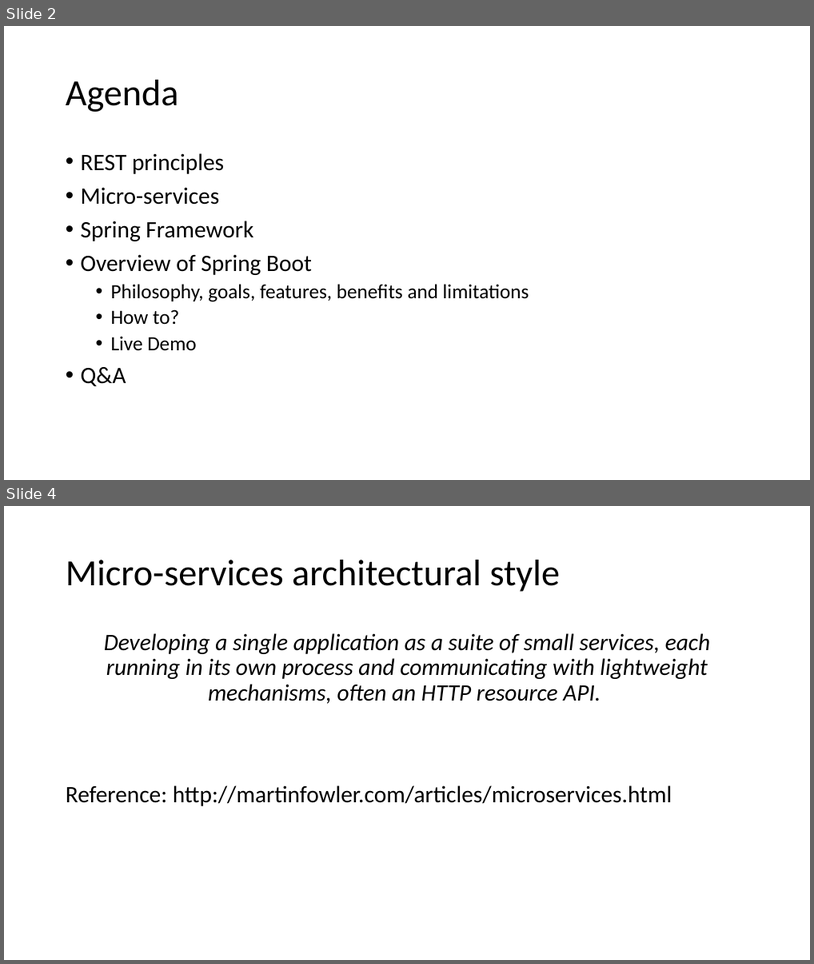
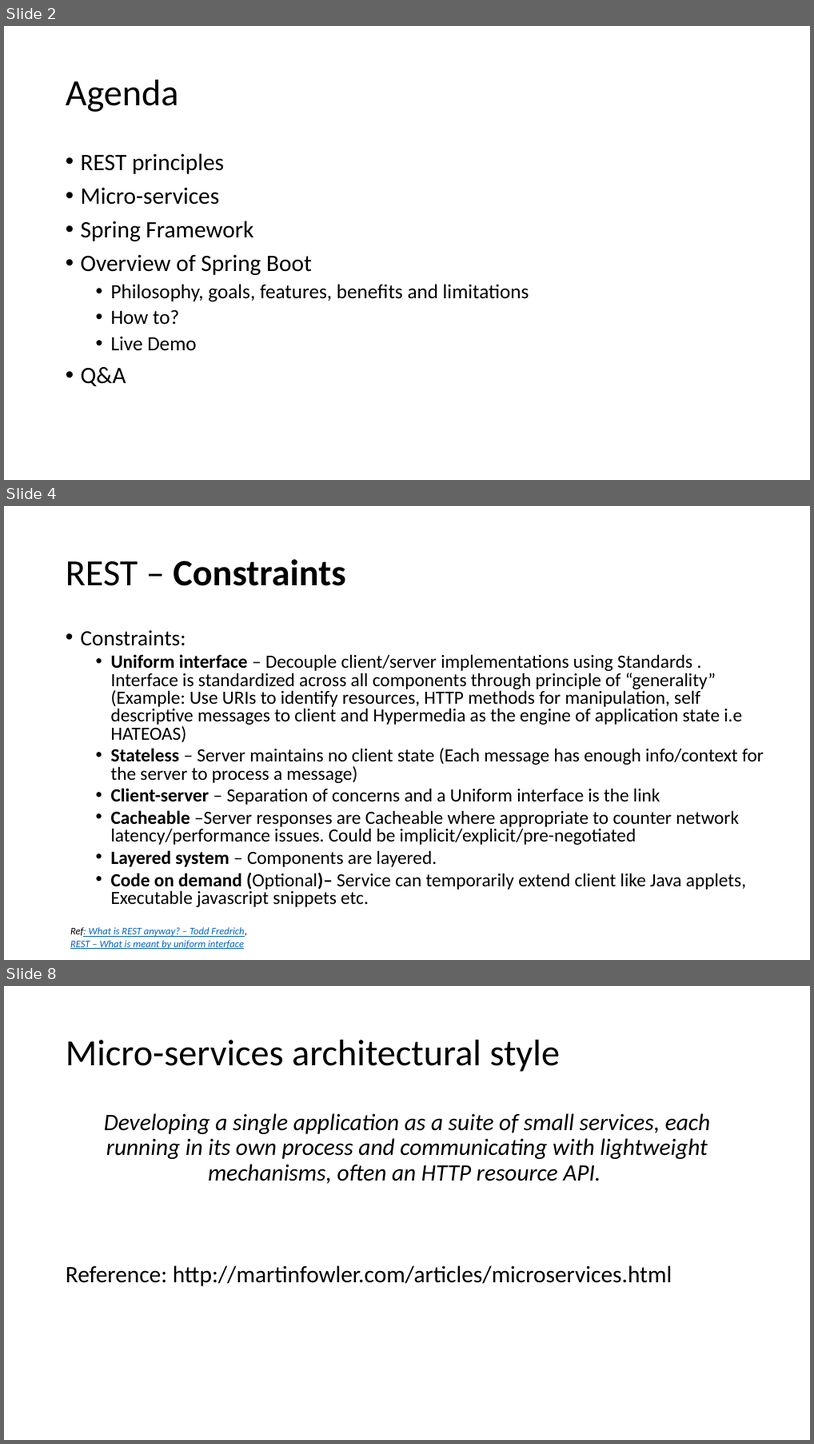
Before and after one commit to batchu/spring-boot-ujug, a slide deck: Spring Boot.pptx. Shown one above the other, each under a label of ours: slides 2 and 4 before the commit, slides 2, 4 and 8 after it; the slides between them are not shown. The pictures are 814x964 and 814x1444 pixels, drawn with LibreOffice and Linux fonts; fonts in the diff are those of the drawing. Boxes give left, top, right and bottom in pixels: in the first picture for what was removed or moved away, otherwise in the second. Text is boxed around its words. In the diff, an @@ line names an element or a change of style, - is before the commit and + after.

Commit message:
Updated PPT with little bit of REST

```diff
--- a/Spring Boot.pptx
+++ b/Spring Boot.pptx
@@ slide 4 added at <box>4,506,810,960</box>, background #FFFFFF @@
@@ title added at <box>66,559,346,586</box>, 44 pt, text #000000, bold @@
+REST – Constraints
@@ text added at <box>81,630,764,907</box>, 22.2 pt, text #000000 @@
+• Constraints:
+  • Uniform interface – Decouple client/server implementations using Standards . Interface is standardized across all components through principle of “generality” (Example: Use URIs to identify resources, HTTP methods for manipulation, self descriptive messages to client and Hypermedia as the engine of application state i.e HATEOAS)
+  • Stateless – Server maintains no client state (Each message has enough info/context for the server to process a message)
+  • Client-server – Separation of concerns and a Uniform interface is the link
+  • Cacheable –Server responses are Cacheable where appropriate to counter network latency/performance issues. Could be implicit/explicit/pre-negotiated
+  • Layered system – Components are layered.
+  • Code on demand (Optional)– Service can temporarily extend client like Java applets, Executable javascript snippets etc.
@@ text added at <box>70,927,247,948</box>, 12 pt, text #0563C1, italic, underline @@
+Ref: What is REST anyway? – Todd Fredrich,
+REST – What is meant by uniform interface
@@ what was slide 4 is now slide 8 @@
```
Also in this commit, not shown: 1 slide changed, 3 other slides added, 1 other file.
